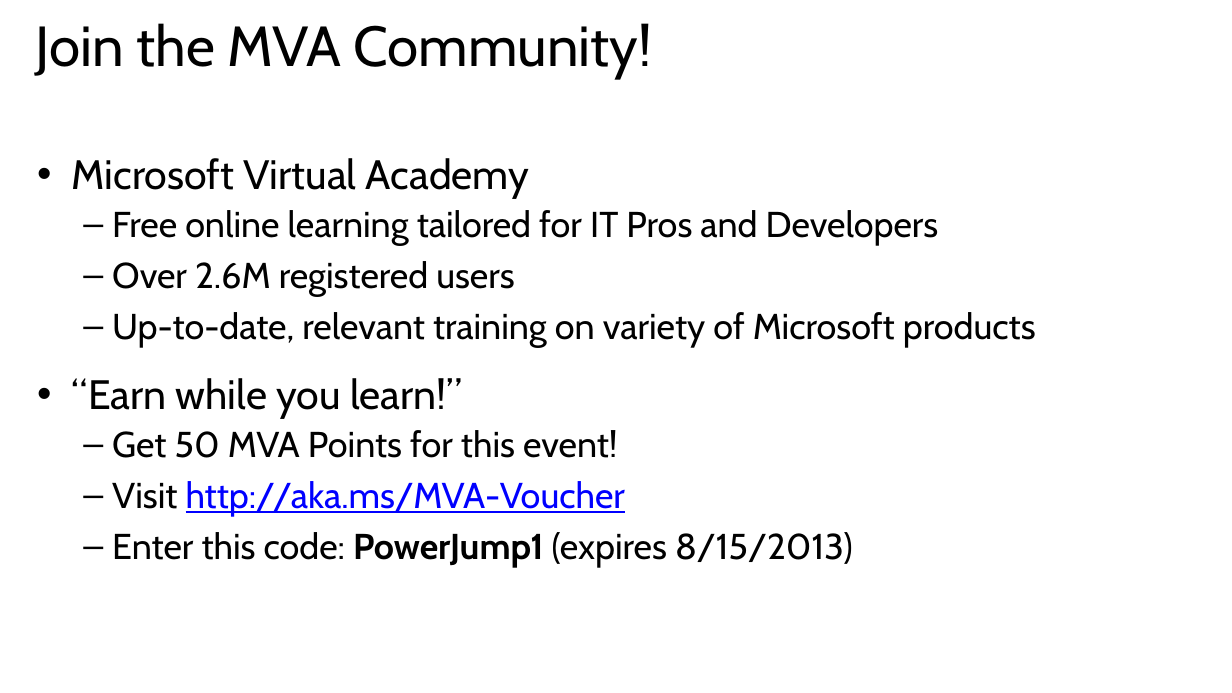
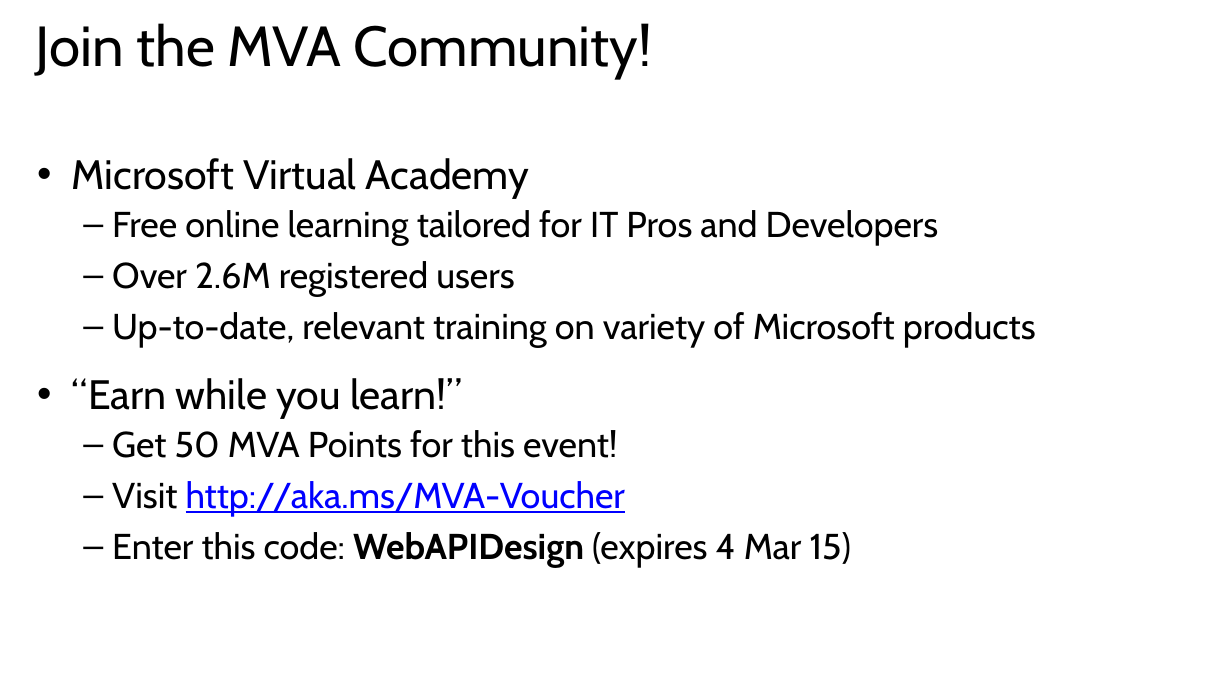
Before and after one commit to HydAu/GeekTrainer_WebAPI, a slide deck: slide 6 of Slides/Module 1 - Introduction to Web API.pptx. Drawn at 1232x693 pixels with LibreOffice and Linux fonts; fonts in the diff are those of the drawing. Boxes give left, top, right and bottom in pixels: in the first picture for what was removed or moved away, otherwise in the second. Text is boxed around its words. In the diff, an @@ line names an element or a change of style, - is before the commit and + after.

Commit message:
Quick slide update

```diff
--- a/Slides/Module 1 - Introduction to Web API.pptx
+++ b/Slides/Module 1 - Introduction to Web API.pptx
@@ text at (112,532,852,568): text changed @@
-  – Enter this code: PowerJump1 (expires 8/15/2013)
+  – Enter this code: WebAPIDesign (expires 4 Mar 15)
```
